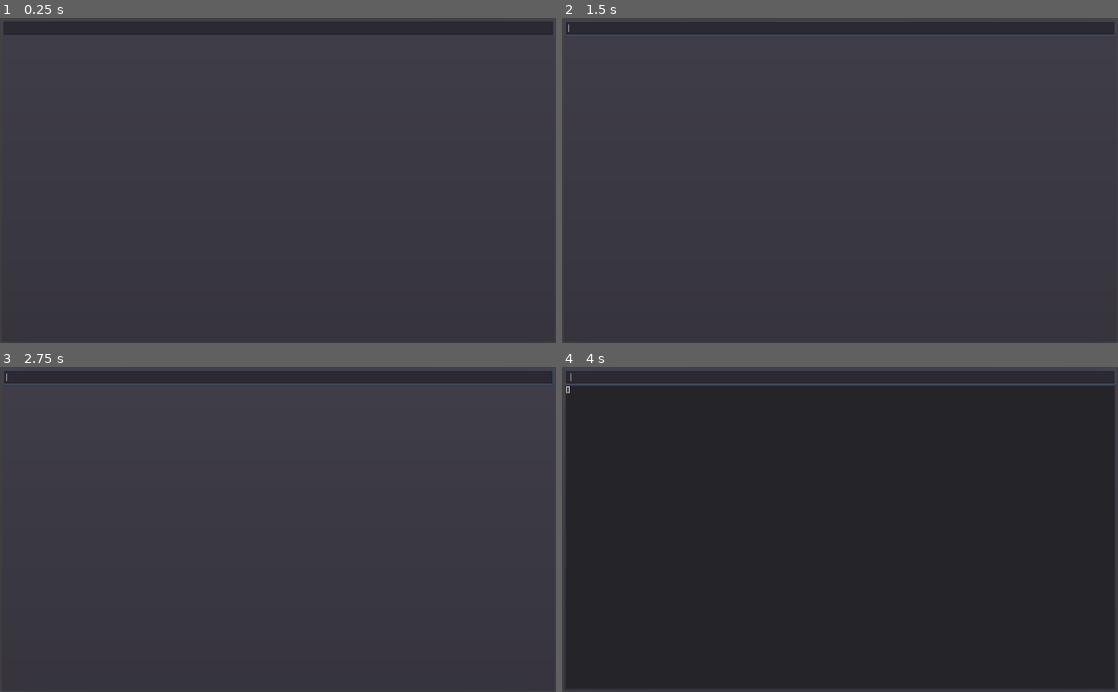
Above: before the commit, frames 1-4 (two rows, left to right).
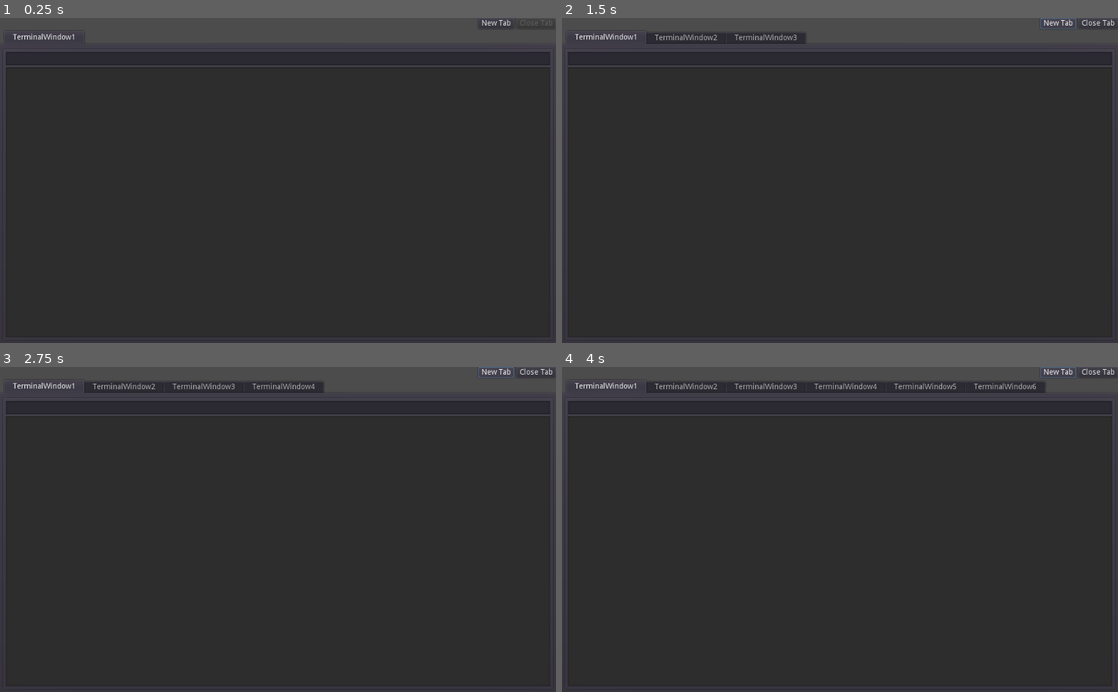
Above: after the commit, the same moments.

Repository: cromwellsimon/GDTerminal
Game: Godot game, scene res://Terminal/Terminal.tscn
Same seed, same stepped clock (60 frames per second), same inputs: the game is played once before the commit and once after it.
Inputs (mouse positions are in pixels of both pictures, inside the frame that each line leads up to):
- Up to frame 1 (0.25 s): no input
- Up to frame 2 (1.5 s): click (1056, 24) at 0.5 s, where only the run after the commit has a clickable "New Tab"; click (1056, 24) at 1.25 s, where only the run after the commit has a clickable "New Tab"
- Up to frame 3 (2.75 s): click (494, 373) at 2 s, where only the run after the commit has a clickable "New Tab"
- Up to frame 4 (4 s): tap Enter at 2.75 s; tap Space at 3.5 s

The runs differ from the first frame. In frame 1, 15% of the frame differs, in the area x 0-100%, y 0-99%; in frame 2, 15%; in frame 3, 15%; in frame 4, 8.1%.

Commit message:
Did a UI re-design (used some different UI elements and everything) and switched around the folder structure to make way for the use of taaabbbssss :) For the scope of this project, it's not perfect but I consider it to be complete. I wish I could have the commands be non-blocking and still get the output for them but the best I can do for now is just get the process ID and do sommething with that but I'm not sure how to do that lol

Diff:
--- a/Godot/Terminal/Input/Input.gd
+++ /dev/null
@@ -1,34 +0,0 @@
-extends LineEdit
-
-class_name TerminalInput
-
-var terminal_controller : Node
-
-# Declare member variables here. Examples:
-# var a = 2
-# var b = "text"
-
-
-# Called when the node enters the scene tree for the first time.
-func _ready():
-	pass # Replace with function body.
-
-
-# Called every frame. 'delta' is the elapsed time since the previous frame.
-#func _process(delta):
-#	pass
-
-
-func _on_Input_text_entered(new_text):
-	pass # Replace with function body.
-	terminal_controller.on_text_input(new_text)
-
-
-func set_terminal(terminal):
-	 terminal_controller = terminal
-
-
-func command_ran():
-	#self.text = (self.text + " = " + output)
-	#self.editable = false
-	print()
--- a/Godot/Terminal/Input/Input.tscn
+++ /dev/null
@@ -1,10 +0,0 @@
-[gd_scene load_steps=2 format=2]
-
-[ext_resource path="res://Terminal/Input/Input.gd" type="Script" id=1]
-
-[node name="Input" type="LineEdit"]
-anchor_right = 1.0
-anchor_bottom = 1.0
-script = ExtResource( 1 )
-
-[connection signal="text_entered" from="." to="." method="_on_Input_text_entered"]
--- a/Godot/Terminal/Output/Output.gd
+++ /dev/null
@@ -1,25 +0,0 @@
-extends Panel
-
-class_name TerminalOutput
-
-
-export(NodePath) var output_text_path
-onready var output_text : Node = get_node(output_text_path)
-
-# Declare member variables here. Examples:
-# var a = 2
-# var b = "text"
-
-# Called when the node enters the scene tree for the first time.
-func _ready():
-	pass # Replace with function body.
-
-
-
-# Called every frame. 'delta' is the elapsed time since the previous frame.
-#func _process(delta):
-#	pass
-
-func set_output_text(input):
-	output_text.text = str(input)
-	print(output_text.text)
--- a/Godot/Terminal/Output/Output.tscn
+++ /dev/null
@@ -1,21 +0,0 @@
-[gd_scene load_steps=2 format=2]
-
-[ext_resource path="res://Terminal/Output/Output.gd" type="Script" id=1]
-
-[node name="Output" type="Panel"]
-anchor_right = 1.0
-anchor_bottom = 1.0
-size_flags_horizontal = 3
-size_flags_vertical = 3
-script = ExtResource( 1 )
-output_text_path = NodePath("OutputText")
-
-[node name="OutputText" type="RichTextLabel" parent="."]
-anchor_right = 1.0
-anchor_bottom = 1.0
-focus_mode = 2
-size_flags_horizontal = 3
-size_flags_vertical = 3
-text = "hello"
-fit_content_height = true
-selection_enabled = true
--- a/Godot/Terminal/Terminal.gd
+++ b/Godot/Terminal/Terminal.gd
@@ -1,12 +1,16 @@
-extends Node
+extends Control
 
-export(NodePath) var output_container_path
-onready var output_container : VBoxContainer = get_node(output_container_path)
+export(PackedScene) var TerminalWindow_scene
 
-export(PackedScene) var output_scene
+export(NodePath) var TerminalWindowTabs
+onready var tab_container : TabContainer = get_node(TerminalWindowTabs)
 
-export(NodePath) var terminal_input_path
-var terminal_input : TerminalInput
+export(NodePath) var NewTabButton
+onready var new_tab_button : Button = get_node(NewTabButton)
+
+export(NodePath) var CloseTabButton
+onready var close_tab_button : Button = get_node(CloseTabButton)
+
 # Declare member variables here. Examples:
 # var a = 2
 # var b = "text"
@@ -15,8 +19,7 @@
 # Called when the node enters the scene tree for the first time.
 func _ready():
 	pass # Replace with function body.
-	terminal_input = get_node(terminal_input_path)
-	terminal_input.set_terminal(self)
+	update_close_tab_button()
 
 
 # Called every frame. 'delta' is the elapsed time since the previous frame.
@@ -24,26 +27,27 @@
 #	pass
 
 
-func on_text_input(input):
+func _on_NewTabButton_pressed():
 	pass # Replace with function body.
-	execute(input)
+	# Note to self, whenever trying to make an instance of a scene, do NOT do it by making the script for that a class and trying to call .new() on that class.
+	# Do it by either making an export(PackedScene) var and calling .instance() on that or by calling load([path name to scene here]).instance(), as shown on the next 2 lines
+	#var terminal_window = load("res://Terminal/TerminalWindow/TerminalWindow.tscn").instance()
+	var new_tab : Node = TerminalWindow_scene.instance()
+	tab_container.add_child(new_tab)
+	update_tab_name(new_tab)
+	update_close_tab_button()
 
-func execute(input : String):
-	var command = input.split(" ")
-	var program = command[0]
-	var params = []
-	for i in range(1, command.size()):
-		params.append(command[i])
-	var output = []
-	var execution = OS.execute(program, params, true, output)
-	terminal_input.command_ran()
-	add_new_output_line(output)
+func _on_CloseTabButton_pressed():
+	pass # Replace with function body.
+	tab_container.remove_child(tab_container.get_children()[tab_container.current_tab])
+	update_close_tab_button()
 
-func add_new_output_line(output):
-	# Note to self, whenever trying to make an instance of a scene, do NOT do it by making the script for that a class and trying to call .new() on that class.
-	# Do it by either making an export(PackedScene) var and calling .instance() on that or by calling load([path name to scene here]).instance()
-	var terminal_output = output_scene.instance()
-	#var terminal_output = load("res://Terminal/Output/Output.tscn").instance()
-	#var terminal_output = TerminalOutput.new()
-	output_container.add_child(terminal_output)
-	terminal_output.set_output_text(output)
+
+func update_close_tab_button():
+	if(len(tab_container.get_children()) <= 1):
+		close_tab_button.disabled = true
+	else:
+		close_tab_button.disabled = false
+
+func update_tab_name(new_tab : Node):
+	new_tab.set_name("TerminalWindow" + str(tab_container.get_child_count()))
--- a/Godot/Terminal/Terminal.tscn
+++ b/Godot/Terminal/Terminal.tscn
@@ -1,44 +1,53 @@
-[gd_scene load_steps=4 format=2]
+[gd_scene load_steps=3 format=2]
 
-[ext_resource path="res://Terminal/Terminal.gd" type="Script" id=1]
-[ext_resource path="res://Terminal/Input/Input.tscn" type="PackedScene" id=2]
-[ext_resource path="res://Terminal/Output/Output.tscn" type="PackedScene" id=3]
+[ext_resource path="res://Terminal/TerminalWindow/TerminalWindow.tscn" type="PackedScene" id=1]
+[ext_resource path="res://Terminal/Terminal.gd" type="Script" id=3]
 
 [node name="Terminal" type="Control"]
 anchor_right = 1.0
 anchor_bottom = 1.0
-script = ExtResource( 1 )
-output_container_path = NodePath("PanelContainer/VBoxContainer/ScrollContainer/OutputContainer")
-output_scene = ExtResource( 3 )
-terminal_input_path = NodePath("PanelContainer/VBoxContainer/Input")
+script = ExtResource( 3 )
+TerminalWindow_scene = ExtResource( 1 )
+TerminalWindowTabs = NodePath("VBoxContainer/TerminalWindowTabs")
+NewTabButton = NodePath("VBoxContainer/HBoxContainer/NewTabButton")
+CloseTabButton = NodePath("VBoxContainer/HBoxContainer/CloseTabButton")
 
-[node name="PanelContainer" type="PanelContainer" parent="."]
+[node name="VBoxContainer" type="VBoxContainer" parent="."]
 anchor_right = 1.0
 anchor_bottom = 1.0
-margin_right = 1.0
-margin_bottom = 1.0
 
-[node name="VBoxContainer" type="VBoxContainer" parent="PanelContainer"]
-margin_left = 7.0
-margin_top = 7.0
-margin_right = 1018.0
-margin_bottom = 594.0
+[node name="HBoxContainer" type="HBoxContainer" parent="VBoxContainer"]
+margin_right = 1024.0
+margin_bottom = 20.0
+alignment = 2
 
-[node name="Input" parent="PanelContainer/VBoxContainer" instance=ExtResource( 2 )]
-anchor_right = 0.0
-anchor_bottom = 0.0
-margin_right = 1011.0
-margin_bottom = 24.0
+[node name="NewTabButton" type="Button" parent="VBoxContainer/HBoxContainer"]
+margin_left = 881.0
+margin_right = 947.0
+margin_bottom = 20.0
+text = "New Tab"
 
-[node name="ScrollContainer" type="ScrollContainer" parent="PanelContainer/VBoxContainer"]
-margin_top = 28.0
-margin_right = 1011.0
-margin_bottom = 587.0
+[node name="CloseTabButton" type="Button" parent="VBoxContainer/HBoxContainer"]
+margin_left = 951.0
+margin_right = 1024.0
+margin_bottom = 20.0
+text = "Close Tab"
+
+[node name="TerminalWindowTabs" type="TabContainer" parent="VBoxContainer"]
+margin_top = 24.0
+margin_right = 1024.0
+margin_bottom = 600.0
 size_flags_horizontal = 3
 size_flags_vertical = 3
+tab_align = 0
+drag_to_rearrange_enabled = true
 
-[node name="OutputContainer" type="VBoxContainer" parent="PanelContainer/VBoxContainer/ScrollContainer"]
-margin_right = 1011.0
-margin_bottom = 559.0
-size_flags_horizontal = 3
-size_flags_vertical = 3
+[node name="TerminalWindow1" parent="VBoxContainer/TerminalWindowTabs" instance=ExtResource( 1 )]
+margin_left = 4.0
+margin_top = 32.0
+margin_right = -4.0
+margin_bottom = -4.0
+
+[connection signal="pressed" from="VBoxContainer/HBoxContainer/NewTabButton" to="." method="_on_NewTabButton_pressed"]
+[connection signal="pressed" from="VBoxContainer/HBoxContainer/CloseTabButton" to="." method="_on_CloseTabButton_pressed"]
+[connection signal="tab_changed" from="VBoxContainer/TerminalWindowTabs" to="." method="_on_TerminalWindowTabs_tab_changed"]
--- /dev/null
+++ b/Godot/Terminal/TerminalWindow/Input/Input.gd
@@ -0,0 +1,31 @@
+extends LineEdit
+
+class_name TerminalInput
+
+signal input_entered(input)
+
+var terminal_controller : Node
+
+# Declare member variables here. Examples:
+# var a = 2
+# var b = "text"
+
+
+# Called when the node enters the scene tree for the first time.
+func _ready():
+	pass # Replace with function body.
+
+
+# Called every frame. 'delta' is the elapsed time since the previous frame.
+#func _process(delta):
+#	pass
+
+
+
+
+func _on_Input_text_entered(new_text):
+	pass # Replace with function body.
+	terminal_controller.on_input_entered(new_text)
+
+func on_command_ran():
+	text = ""
--- /dev/null
+++ b/Godot/Terminal/TerminalWindow/Input/Input.tscn
@@ -0,0 +1,10 @@
+[gd_scene load_steps=2 format=2]
+
+[ext_resource path="res://Terminal/TerminalWindow/Input/Input.gd" type="Script" id=1]
+
+[node name="Input" type="LineEdit"]
+anchor_right = 1.0
+anchor_bottom = 1.0
+script = ExtResource( 1 )
+
+[connection signal="text_entered" from="." to="." method="_on_Input_text_entered"]
--- /dev/null
+++ b/Godot/Terminal/TerminalWindow/Output/Output.gd
@@ -0,0 +1,24 @@
+extends Control
+
+class_name TerminalOutput
+
+
+export(NodePath) var OutputText_path
+onready var output_text : Node = get_node(OutputText_path)
+
+# Declare member variables here. Examples:
+# var a = 2
+# var b = "text"
+
+# Called when the node enters the scene tree for the first time.
+func _ready():
+	pass # Replace with function body.
+
+
+
+# Called every frame. 'delta' is the elapsed time since the previous frame.
+#func _process(delta):
+#	pass
+
+func add_new_output(output):
+	output_text.text = str(output).lstrip("[").rstrip("]") + "\n" + output_text.text
--- /dev/null
+++ b/Godot/Terminal/TerminalWindow/Output/Output.tscn
@@ -0,0 +1,13 @@
+[gd_scene load_steps=2 format=2]
+
+[ext_resource path="res://Terminal/TerminalWindow/Output/Output.gd" type="Script" id=1]
+
+[node name="Output" type="TextEdit"]
+anchor_right = 1.0
+anchor_bottom = 1.0
+size_flags_horizontal = 3
+size_flags_vertical = 3
+readonly = true
+wrap_enabled = true
+script = ExtResource( 1 )
+OutputText_path = NodePath(".")
--- /dev/null
+++ b/Godot/Terminal/TerminalWindow/TerminalWindow.gd
@@ -0,0 +1,46 @@
+extends Node
+
+#export(NodePath) var output_container_path
+#onready var output_container : VBoxContainer = get_node(output_container_path)
+
+export(NodePath) var terminal_output_path
+onready var terminal_output : TerminalOutput = get_node(terminal_output_path)
+
+#export(PackedScene) var output_scene
+
+export(NodePath) var terminal_input_path
+onready var terminal_input : TerminalInput = get_node(terminal_input_path)
+# Declare member variables here. Examples:
+# var a = 2
+# var b = "text"
+
+
+# Called when the node enters the scene tree for the first time.
+func _ready():
+	pass # Replace with function body.
+	terminal_input.terminal_controller = self
+
+
+# Called every frame. 'delta' is the elapsed time since the previous frame.
+#func _process(delta):
+#	pass
+
+func on_input_entered(input):
+	pass
+	execute(input)
+
+
+func execute(input : String):
+	var command = input.split(" ")
+	var program = command[0]
+	var params = []
+	for i in range(1, command.size()):
+		params.append(command[i])
+	var output = []
+	var execution = OS.execute(program, params, true, output)
+	terminal_input.on_command_ran()
+	add_new_output_line(output)
+
+
+func add_new_output_line(output):
+	terminal_output.add_new_output(output)
--- /dev/null
+++ b/Godot/Terminal/TerminalWindow/TerminalWindow.tscn
@@ -0,0 +1,33 @@
+[gd_scene load_steps=4 format=2]
+
+[ext_resource path="res://Terminal/TerminalWindow/Input/Input.tscn" type="PackedScene" id=1]
+[ext_resource path="res://Terminal/TerminalWindow/Output/Output.tscn" type="PackedScene" id=2]
+[ext_resource path="res://Terminal/TerminalWindow/TerminalWindow.gd" type="Script" id=3]
+
+[node name="TerminalWindow" type="PanelContainer"]
+anchor_right = 1.0
+anchor_bottom = 1.0
+size_flags_horizontal = 3
+size_flags_vertical = 3
+script = ExtResource( 3 )
+terminal_output_path = NodePath("VBoxContainer/Output")
+terminal_input_path = NodePath("VBoxContainer/Input")
+
+[node name="VBoxContainer" type="VBoxContainer" parent="."]
+margin_left = 7.0
+margin_top = 7.0
+margin_right = 1017.0
+margin_bottom = 593.0
+
+[node name="Input" parent="VBoxContainer" instance=ExtResource( 1 )]
+anchor_right = 0.0
+anchor_bottom = 0.0
+margin_right = 1010.0
+margin_bottom = 24.0
+
+[node name="Output" parent="VBoxContainer" instance=ExtResource( 2 )]
+anchor_right = 0.0
+anchor_bottom = 0.0
+margin_top = 28.0
+margin_right = 1010.0
+margin_bottom = 586.0
--- a/Godot/project.godot
+++ b/Godot/project.godot
@@ -12,12 +12,12 @@
 "base": "LineEdit",
 "class": "TerminalInput",
 "language": "GDScript",
-"path": "res://Terminal/Input/Input.gd"
+"path": "res://Terminal/TerminalWindow/Input/Input.gd"
 }, {
-"base": "Panel",
+"base": "Control",
 "class": "TerminalOutput",
 "language": "GDScript",
-"path": "res://Terminal/Output/Output.gd"
+"path": "res://Terminal/TerminalWindow/Output/Output.gd"
 } ]
 _global_script_class_icons={
 "TerminalInput": "",
Not shown, changed: Godot/export_presets.cfg
Not shown, added: docs/exe/GDTerminal.exe
Not shown, added: docs/exe/GDTerminal.pck
Not shown, changed: docs/index.pck
